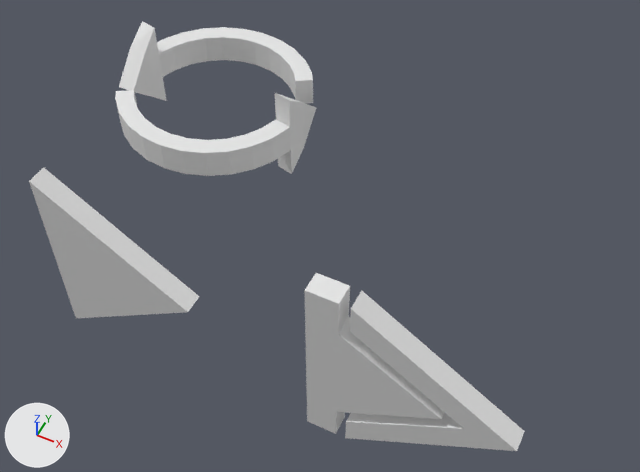
The Blender file meshes/icons.blend, before and after one commit.
Camera for both pictures: a camera (50 mm lens) standing at (4.14, -3.9, 9.46) and looking at (1.53, 1.32, 2.93). Lighting does not change. The marker at lower left points along +X, +Y and +Z.

Names of what the first picture shows: 'advance', 'play', 'rotate'.
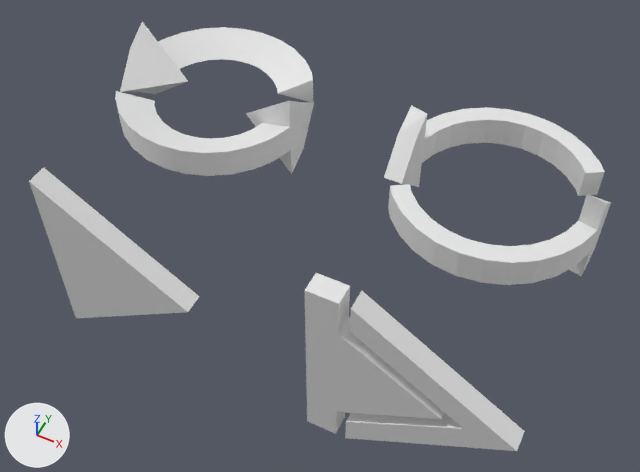
Commit message: Refine the rotate icon

Location of each change, (x1, y1, x2, y2) in pixels of the pictures (640 x 472 px; the box of a moved part takes in the faces that stretch with it):
'.old_rotate', added: after (384, 105, 611, 285)
'rotate', reshaped, modifiers changed: before (115, 21, 317, 176); after (115, 21, 314, 176)
part 1 of me_plane_002, moved or reshaped: (115, 21, 313, 174) in both

What the commit changed:
Material 'Material' (mat_material) is new.
Its base color is (0.8, 0.8, 0.8) (white #e7e7e7).
me_plane_002 is used by ob_rotate; location (0.0, 2.0, 0.0); rotation (0.0, 0.0, 3.142), in degrees (0, 0, 180).
me_plane_002 had 116 vertices, 110 faces and spanned x -1.0..1.0, y -1.0..1.0, z 3.14..4.1.
me_plane_002 now has 84 vertices, 88 faces and spans x -1.0..1.0, y -1.0..1.0, z 3.14..4.1.
Part 1, on me_plane_002:
58 vertices are removed from x -0.82..0.82, y -0.82..0.82, z 3.14..4.1.
84 faces are deleted.
2 vertices move from x -0.99..0.99, y -0.31..0.31, z 3.62 to x -0.93..0.93, y -0.38..0.38, z 3.62.
26 vertices are added at x -0.62..0.62, y -0.63..0.63, z 3.62.
62 new faces join them.
me_plane_002 now uses material mat_material (white #e7e7e7).
Mesh me_plane_003 is new.
It has 116 vertices, 110 faces and spans x -1.0..1.0, y -1.0..1.0, z 3.14..4.1.
Object 'rotate' (ob_rotate) gains a EDGE_SPLIT modifier named 'EdgeSplit'.
Object '.old_rotate' (ob_old_rotate) is new; it shows me_plane_003.
Its location is (3.0, 2.0, 0.0).
Its rotation in degrees is (0, 0, 180).
